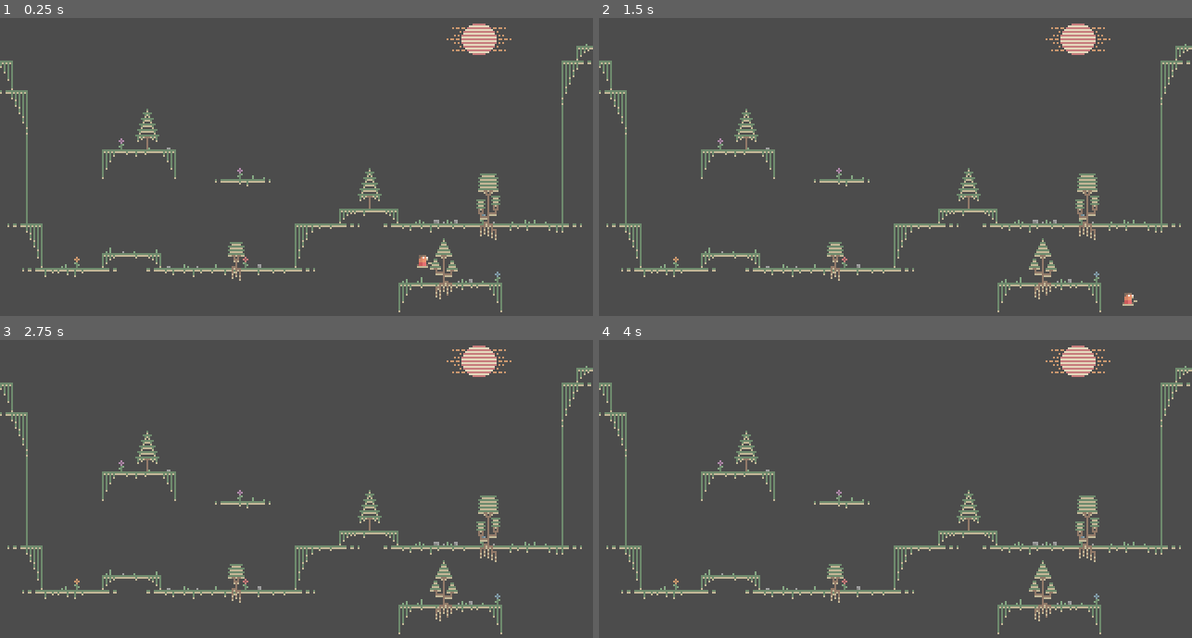
Above: before the commit, frames 1-4 (two rows, left to right).
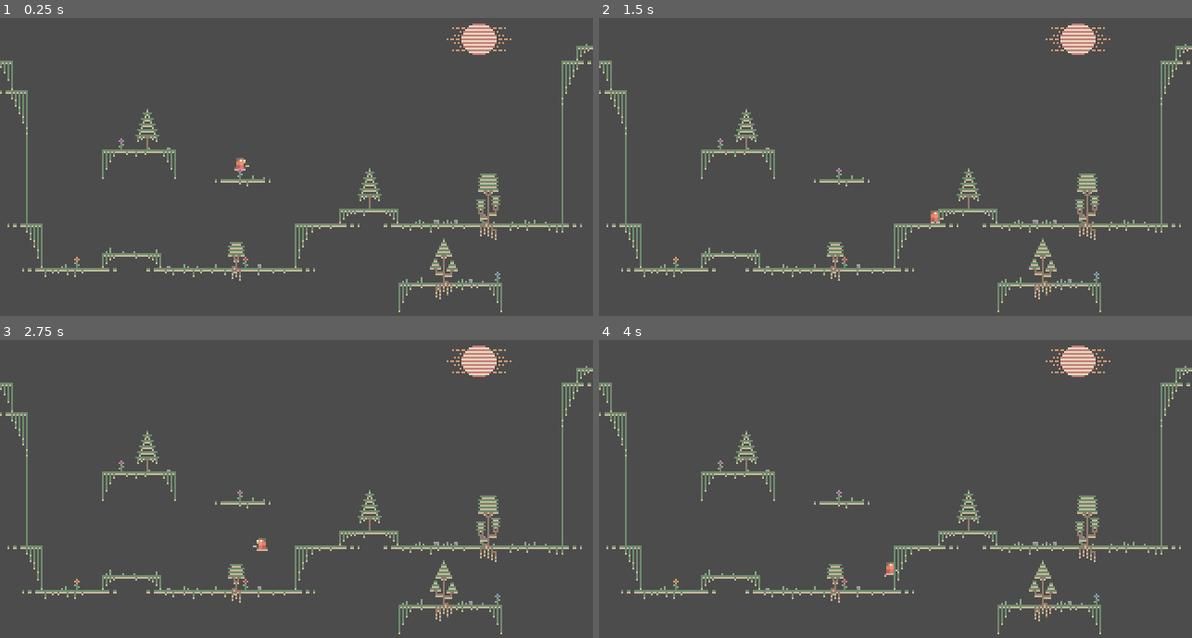
Above: after the commit, the same moments.

Repository: ddorn/gravity
Game: Godot game, scene res://World.tscn
The game is run twice, just before and just after one commit, with the same random seed, the same clock (stepped at 60 frames per second) and the same inputs.
Inputs:
- Up to frame 1 (0.25 s): no input
- Up to frame 2 (1.5 s): hold Right (ui_right) from 0.53 s (still down); tap E (ui_e, bound only after the commit) at 0.6 s; tap Up (ui_up) at 0.77 s; tap Q (ui_q, bound only after the commit) at 0.8, 1.35 s
- Up to frame 3 (2.75 s): tap Up (ui_up) at 1.52 s; tap W (ui_w, bound only after the commit) at 1.55, 2.1 s; release Right (ui_right) at 2.03 s; hold Left (ui_left) from 2.03 s (still down); tap E (ui_e, bound only after the commit) at 2.3 s
- Up to frame 4 (4 s): release Left (ui_left) at 2.78 s; hold Right (ui_right) from 2.78 s (still down); tap E (ui_e, bound only after the commit) at 2.85 s; tap Up (ui_up) at 3.02, 3.77 s; tap Q (ui_q, bound only after the commit) at 3.05, 3.6 s; tap W (ui_w, bound only after the commit) at 3.8 s

The runs differ from the first frame. In frame 1, 0.1% of the frame differs, in the area x 39-73%, y 46-84%; in frame 2, 0.1%; in frame 3, less than 0.1%; in frame 4, less than 0.1%.

Commit message:
Gravity modulation changes
Physics2DServer gravity now used to emulate gravity and modulate it, keybinds Q,W,E added, modification of the initial player spawn.

Diff:
--- a/Player.gd
+++ b/Player.gd
@@ -1,13 +1,15 @@
 extends KinematicBody2D
 
-const ACCELERATION = 513
+
+const ACCELERATION = 512
 const JUMP_IMPULSE = 100
-const GRAVITY = 200
+
 const AIR_FRICTION = 0.03
 const GROUND_FRICTION = 0.4
 const MAX_SPEED = 64
 
 var velocity = Vector2.ZERO
+var circle_shape
 
 onready var sprite = $Sprite
 onready var animationplayer = $AnimationPlayer
@@ -15,10 +17,14 @@
 
 # Called when the node enters the scene tree for the first time.
 func _ready():
+	Physics2DServer.area_set_param(get_world_2d().get_space(), Physics2DServer.AREA_PARAM_GRAVITY_VECTOR, Vector2(200,0))
+	Physics2DServer.area_set_param(get_world_2d().get_space(), Physics2DServer.AREA_PARAM_GRAVITY, 200)
 	pass # Replace with function body.
 
 func _physics_process(delta):
 	# Player inputs
+
+	var GRAVITY = 200;
 	var x_input = Input.get_action_strength("ui_right") - Input.get_action_strength("ui_left")
 
 	if x_input != 0:
@@ -48,9 +54,19 @@
 	if x_input == 0:
 		velocity.x = lerp(velocity.x, 0, friction)
 
+	GRAVITY = Physics2DServer.area_get_param(get_world_2d().get_space(), Physics2DServer.AREA_PARAM_GRAVITY)
 	velocity.y += GRAVITY * delta
 
 	velocity = move_and_slide(velocity, Vector2.UP)
+	_grav_con()
+
+func _grav_con():
+	if Input.is_action_just_pressed("ui_q"):
+		Physics2DServer.area_set_param(get_world_2d().get_space(), Physics2DServer.AREA_PARAM_GRAVITY, 400)
+	if Input.is_action_just_pressed("ui_w"):
+		Physics2DServer.area_set_param(get_world_2d().get_space(), Physics2DServer.AREA_PARAM_GRAVITY, 200)
+	if Input.is_action_just_pressed("ui_e"):
+		Physics2DServer.area_set_param(get_world_2d().get_space(), Physics2DServer.AREA_PARAM_GRAVITY, 100)
 
 
 # Called every frame. 'delta' is the elapsed time since the previous frame.
--- a/World.tscn
+++ b/World.tscn
@@ -581,7 +581,7 @@
 [node name="World" type="Node2D"]
 
 [node name="Player" parent="." instance=ExtResource( 1 )]
-position = Vector2( 228.107, 148.463 )
+position = Vector2( 129.73, 95.8784 )
 script = ExtResource( 3 )
 
 [node name="TileMap" type="TileMap" parent="."]
--- a/project.godot
+++ b/project.godot
@@ -28,6 +28,24 @@
 window/stretch/mode="2d"
 window/stretch/aspect="keep"
 
+[input]
+
+ui_q={
+"deadzone": 0.5,
+"events": [ Object(InputEventKey,"resource_local_to_scene":false,"resource_name":"","device":0,"alt":false,"shift":false,"control":false,"meta":false,"command":false,"pressed":false,"scancode":81,"unicode":0,"echo":false,"script":null)
+ ]
+}
+ui_w={
+"deadzone": 0.5,
+"events": [ Object(InputEventKey,"resource_local_to_scene":false,"resource_name":"","device":0,"alt":false,"shift":false,"control":false,"meta":false,"command":false,"pressed":false,"scancode":87,"unicode":0,"echo":false,"script":null)
+ ]
+}
+ui_e={
+"deadzone": 0.5,
+"events": [ Object(InputEventKey,"resource_local_to_scene":false,"resource_name":"","device":0,"alt":false,"shift":false,"control":false,"meta":false,"command":false,"pressed":false,"scancode":69,"unicode":0,"echo":false,"script":null)
+ ]
+}
+
 [rendering]
 
 environment/default_environment="res://default_env.tres"
